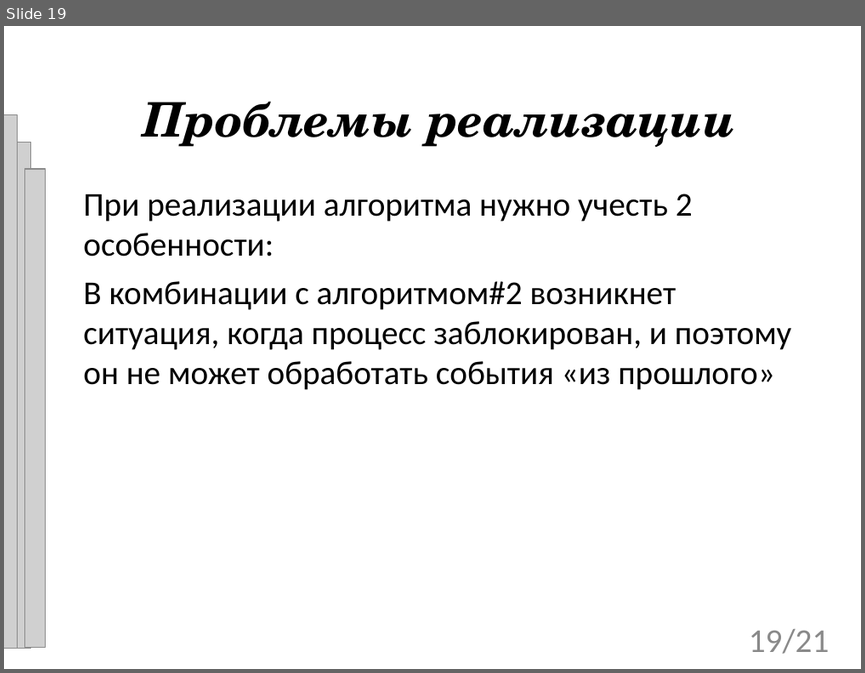
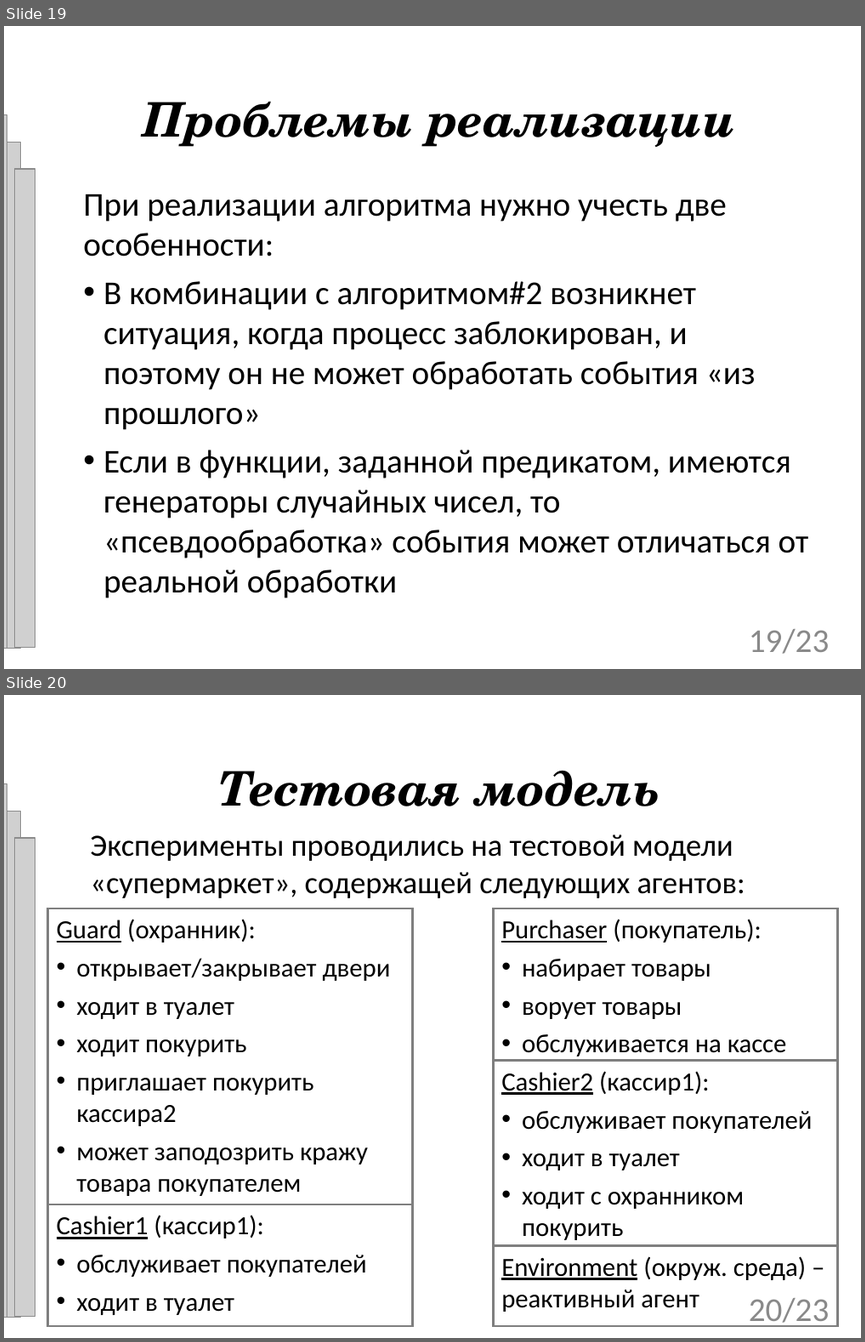
Before and after one commit to tom-trix/SynchAlgorithms, a slide deck: text/Mitrakov.ppt. Shown one above the other, each under a label of ours: slide 19 before the commit, slides 19 and 20 after it. The pictures are 865x673 and 865x1342 pixels, drawn with LibreOffice and Linux fonts; fonts in the diff are those of the drawing; grey boxes stand for pictures; background and template pictures are left out. Boxes give left, top, right and bottom in pixels: in the first picture for what was removed or moved away, otherwise in the second. Text is boxed around its words. In the diff, an @@ line names an element or a change of style, - is before the commit and + after.

```diff
--- a/text/Mitrakov.ppt
+++ b/text/Mitrakov.ppt
@@ slide 20 added at [4, 695, 861, 1338], background picture (left out) @@
@@ title added at [218, 770, 660, 806], 40 pt, text #000000, bold, italic @@
+Тестовая модель
@@ picture added at [4, 784, 7, 1316] @@
@@ picture added at [4, 811, 20, 1316] @@
@@ picture added at [14, 838, 35, 1316] @@
@@ subtitle added at [90, 834, 745, 898], 26 pt, text #000000 @@
+Эксперименты проводились на тестовой модели «супермаркет», содержащей следующих агентов:
@@ rectangle added at [47, 908, 412, 1204], outline #7F7F7F 2.01 pt, 22 pt, text #000000 @@
+Guard (охранник):
+• открывает/закрывает двери
+• ходит в туалет
+• ходит покурить
+• приглашает покурить кассира2
+• может заподозрить кражу товара покупателем
@@ rectangle added at [494, 908, 838, 1060], outline #7F7F7F 2.01 pt, 22 pt, text #000000 @@
+Purchaser (покупатель):
+• набирает товары
+• ворует товары
+• обслуживается на кассе
@@ rectangle added at [494, 1060, 838, 1245], outline #7F7F7F 2.01 pt, 22 pt, text #000000 @@
+Cashier2 (кассир1):
+• обслуживает покупателей
+• ходит в туалет
+• ходит с охранником покурить
@@ rectangle added at [47, 1204, 412, 1326], outline #7F7F7F 2.01 pt, 22 pt, text #000000 @@
+Cashier1 (кассир1):
+• обслуживает покупателей
+• ходит в туалет
@@ rectangle added at [494, 1246, 838, 1326], outline #7F7F7F 2.01 pt, 22 pt, text #000000 @@
+Environment (окруж. среда) – реактивный агент
@@ page number added at [749, 1298, 828, 1327], 28 pt, text #898989 @@
+20/23
@@ slide 19 changed as well @@
@@ 3 pictures: place and size @@
-3 pictures at [4, 115, 45, 647]
+3 pictures at [4, 115, 35, 647]
@@ subtitle at [83, 194, 726, 256]: text changed @@
-При реализации алгоритма нужно учесть 2 особенности:
+При реализации алгоритма нужно учесть две особенности:
@@ subtitle at [103, 281, 755, 430]: bullet none to • @@
@@ subtitle at [103, 449, 809, 598]: paragraph added @@
+• Если в функции, заданной предикатом, имеются генераторы случайных чисел, то «псевдообработка» события может отличаться от реальной обработки
@@ page number at [749, 629, 828, 653]: text changed @@
-19/21
+19/23
```
Also in this commit, not shown: 18 other slides changed, 3 other slides added, 4 slides removed, 1 other file.
